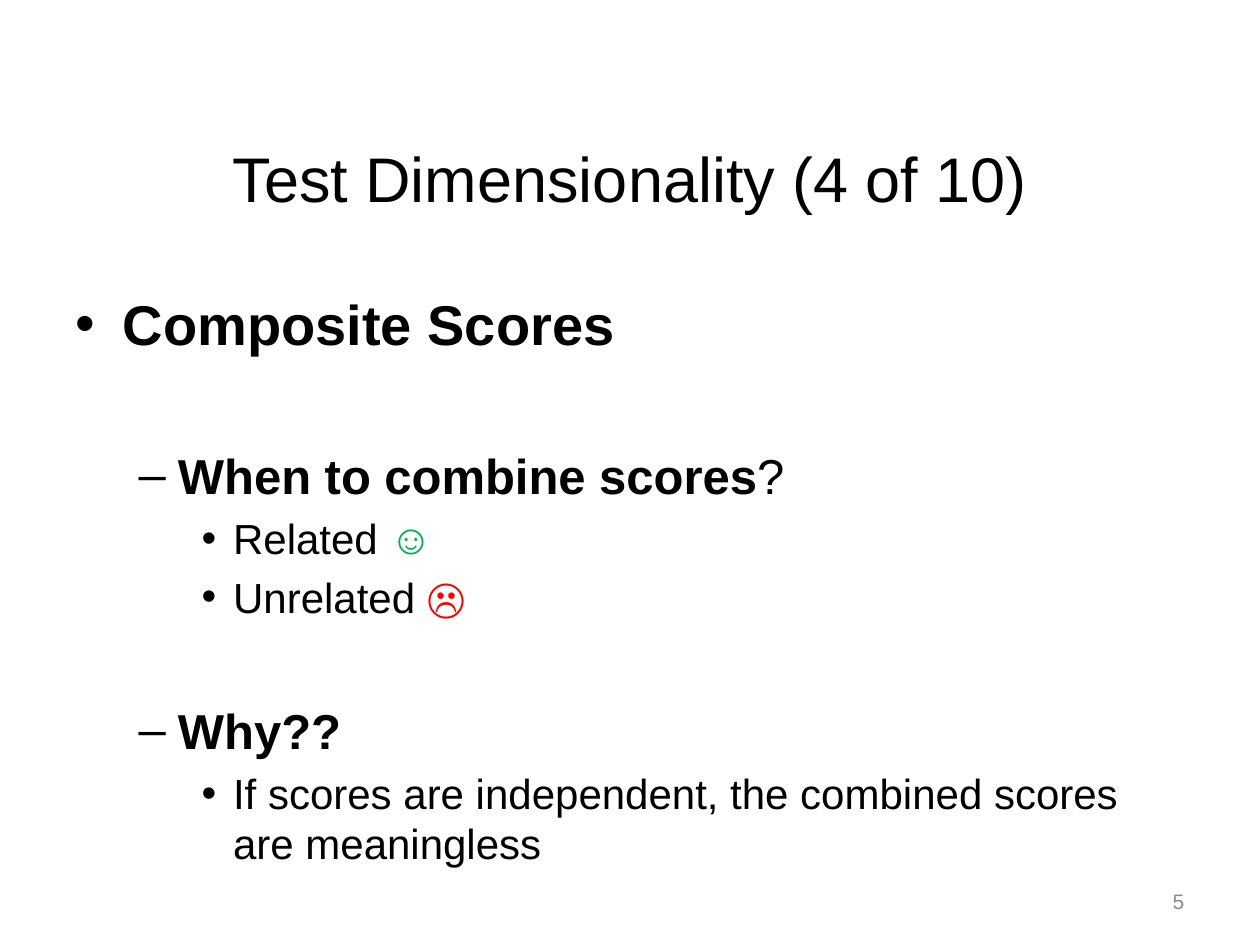
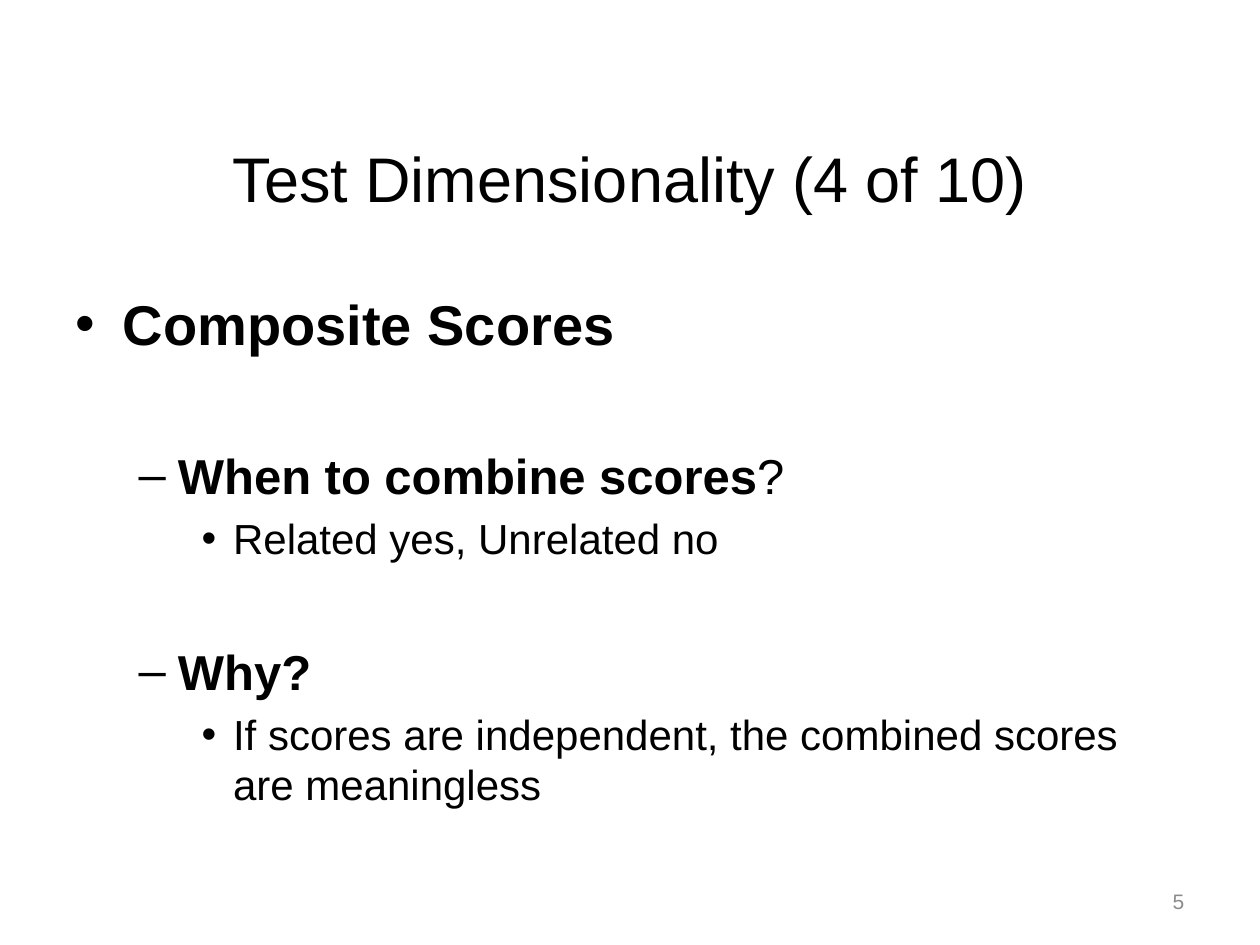
Before and after one commit to npm27/Teaching-Materials, a slide deck: slide 5 of Tests and Eval/Fall 25/Slides/4 Chapter 4 Part 1.pptx. Drawn at 1260x945 pixels with LibreOffice and Linux fonts; fonts in the diff are those of the drawing. Boxes give left, top, right and bottom in pixels: in the first picture for what was removed or moved away, otherwise in the second. Text is boxed around its words. In the diff, an @@ line names an element or a change of style, - is before the commit and + after.

```diff
--- a/Tests and Eval/Fall 25/Slides/4 Chapter 4 Part 1.pptx
+++ b/Tests and Eval/Fall 25/Slides/4 Chapter 4 Part 1.pptx
@@ text at <box>178,523,719,700</box>: text changed @@
-    • Related ☺
-    • Unrelated ☹
-  – Why??
+    • Related yes, Unrelated no
+  – Why?
```
Also in this commit, not shown: 2 other slides changed, 3 slides removed, 39 other files.
